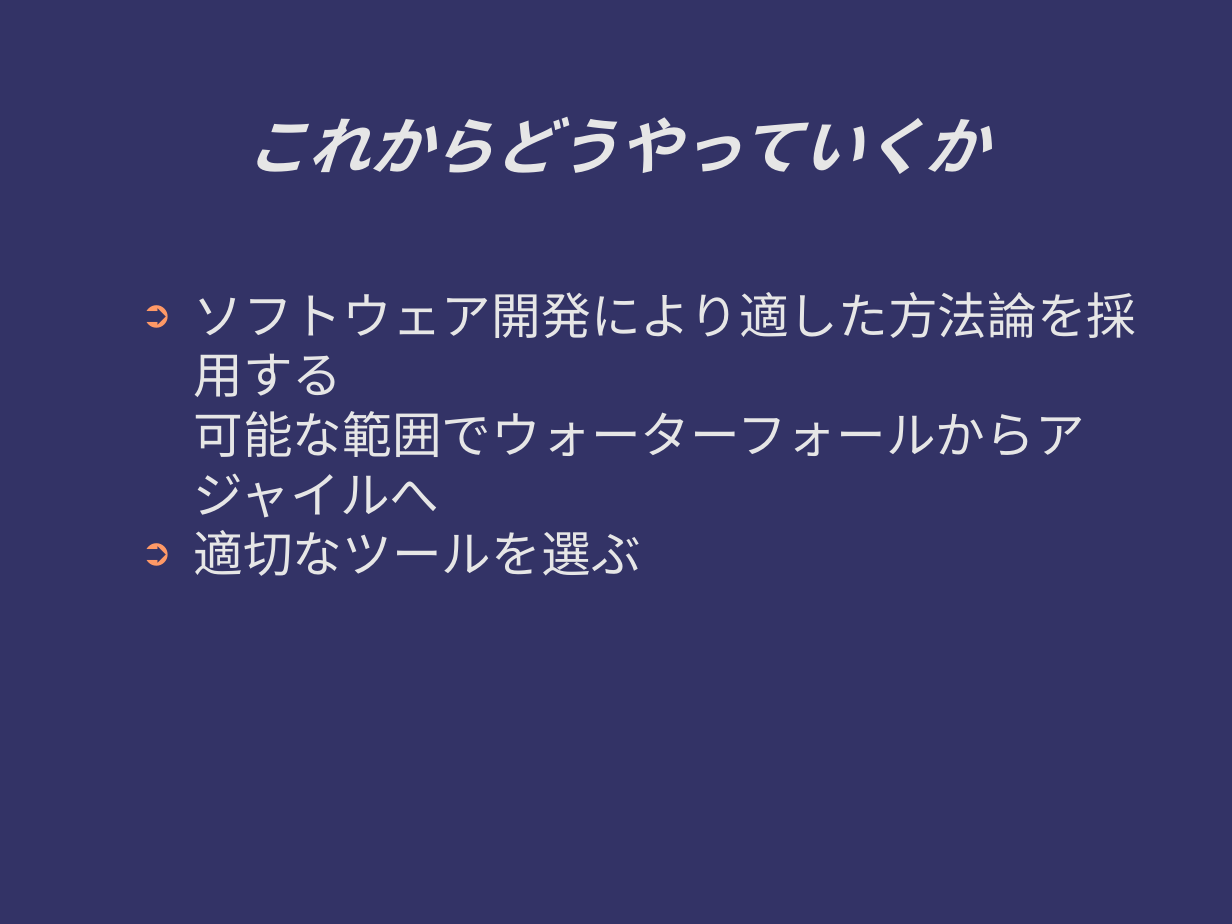
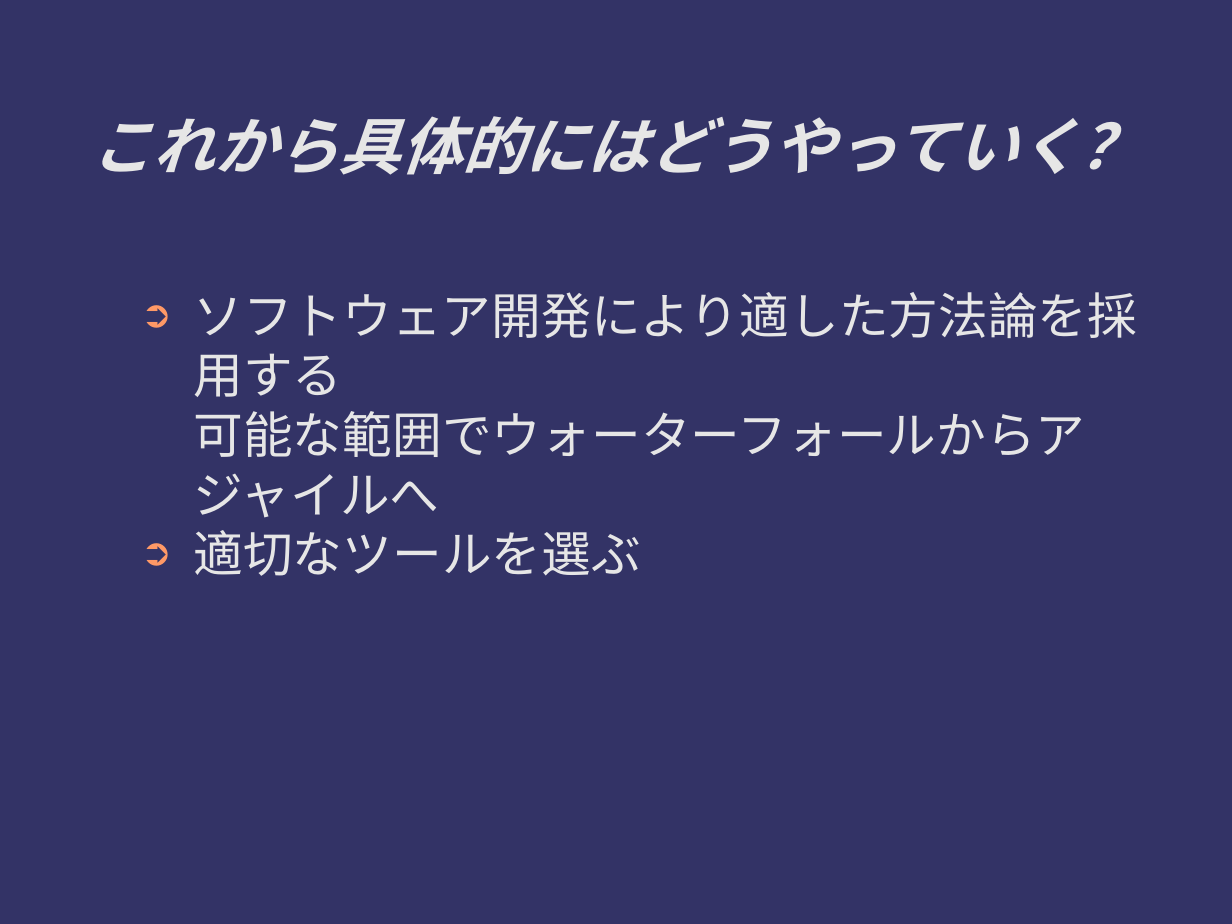
Before and after one commit to ichylinux/daddy, a slide deck: slide 19 of doc/concept.odp. Drawn at 1232x924 pixels with LibreOffice and Linux fonts; fonts in the diff are those of the drawing. Boxes give left, top, right and bottom in pixels: in the first picture for what was removed or moved away, otherwise in the second. Text is boxed around its words. In the diff, an @@ line names an element or a change of style, - is before the commit and + after.

```diff
--- a/doc/concept.odp
+++ b/doc/concept.odp
@@ title at (90, 116, 1141, 175): text changed @@
-これからどうやっていくか
+これから具体的にはどうやっていく？
```
Also in this commit, not shown: 1 other slide changed, 1 other file.
